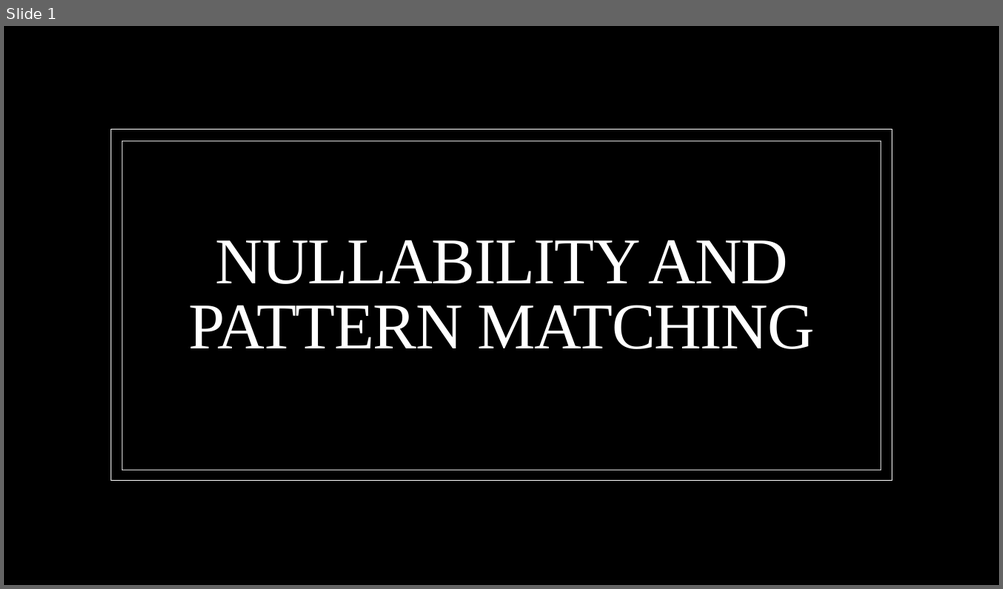
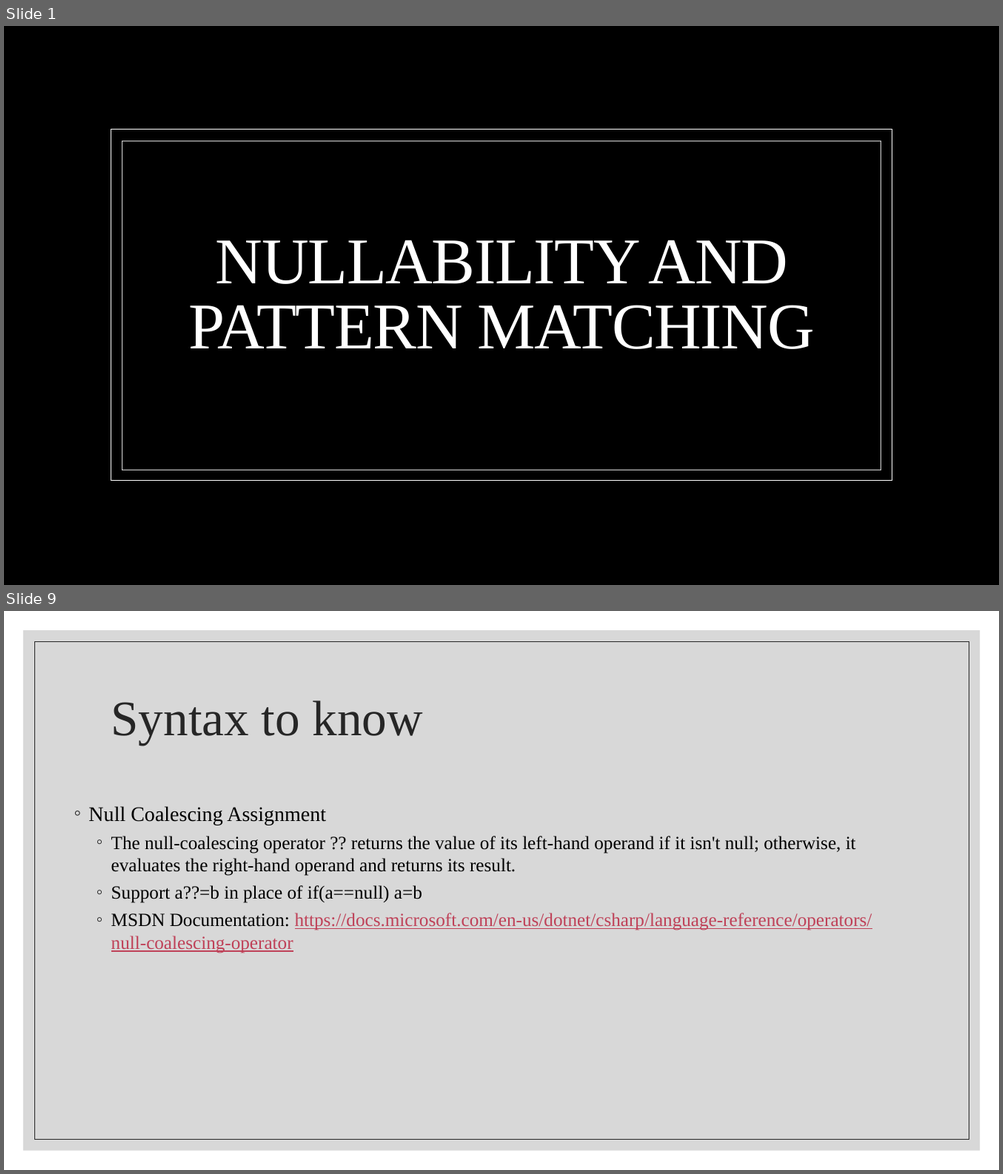
Before and after one commit to BenjaminMichaelis/Lectures, a slide deck: Nullability and Pattern Matching.pptx. Shown one above the other, each under a label of ours: slide 1 before the commit, slides 1 and 9 after it; the slides between them are not shown. The pictures are 1003x589 and 1003x1174 pixels, drawn with LibreOffice and Linux fonts; fonts in the diff are those of the drawing; background and template pictures are left out. Boxes give left, top, right and bottom in pixels: in the first picture for what was removed or moved away, otherwise in the second. Text is boxed around its words. In the diff, an @@ line names an element or a change of style, - is before the commit and + after.

```diff
--- a/Nullability and Pattern Matching.pptx
+++ b/Nullability and Pattern Matching.pptx
@@ slide 9 added at box(4, 611, 999, 1170), background #FFFFFF @@
@@ rectangle added at box(23, 630, 980, 1151), fill #BFBFBF at 60% opacity @@
@@ rectangle added at box(34, 641, 969, 1140), outline #262626 0.5 pt @@
@@ title added at box(111, 701, 423, 744), 48 pt, text #262626 @@
+Syntax to know
@@ text added at box(88, 806, 872, 954), 18 pt, text #000000 @@
+◦ Null Coalescing Assignment
+  ◦ The null-coalescing operator ?? returns the value of its left-hand operand if it isn't null; otherwise, it evaluates the right-hand operand and returns its result.
+  ◦ Support a??=b in place of if(a==null) a=b
+  ◦ MSDN Documentation: https://docs.microsoft.com/en-us/dotnet/csharp/language-reference/operators/null-coalescing-operator
```
Also in this commit, not shown: 10 other slides added, 1 slide removed, 2 other files.
